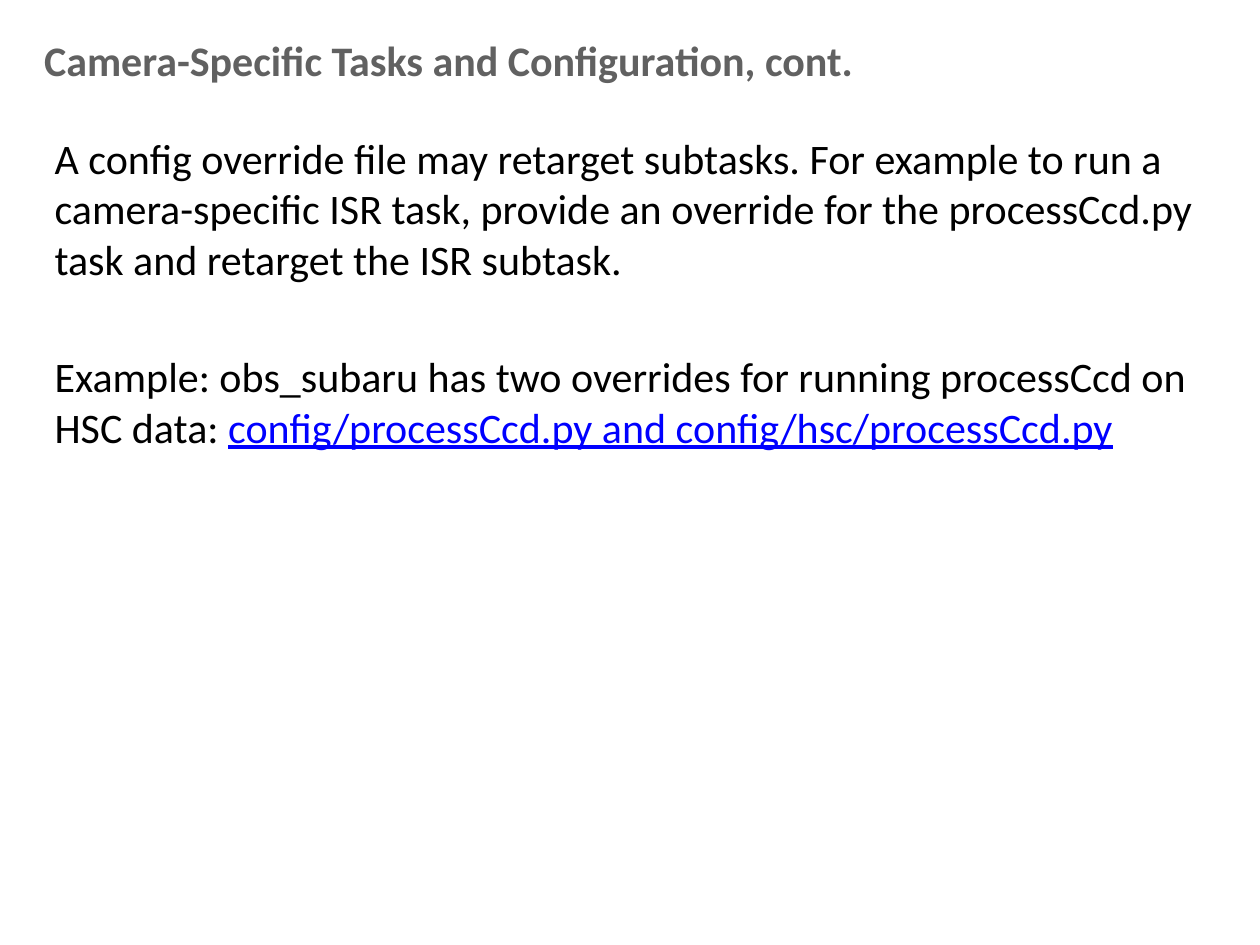
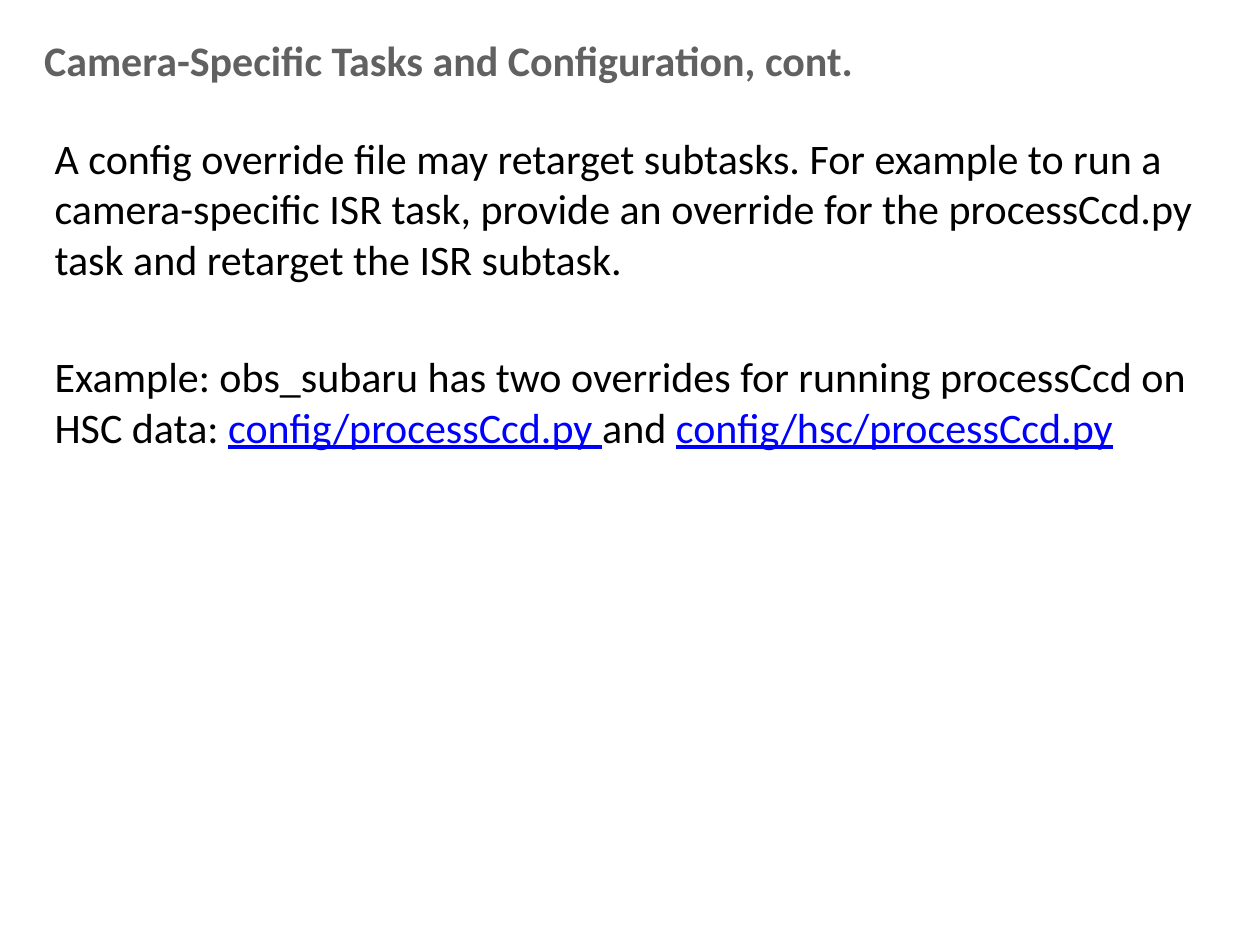
Before and after one commit to lsst-dm/Oct15_bootcamp, a slide deck: slide 13 of documents/creating an obs package.pptx. Drawn at 1260x945 pixels with LibreOffice and Linux fonts; fonts in the diff are those of the drawing; background and template pictures are left out. Boxes give left, top, right and bottom in pixels: in the first picture for what was removed or moved away, otherwise in the second. Text is boxed around its words. In the diff, an @@ line names an element or a change of style, - is before the commit and + after.

```diff
--- a/documents/creating an obs package.pptx
+++ b/documents/creating an obs package.pptx
@@ text at <box>55,362,1185,451</box>: text colour #0000FF to #000000, underline off in "and" @@
```
Also in this commit, not shown: 4 other slides changed.
